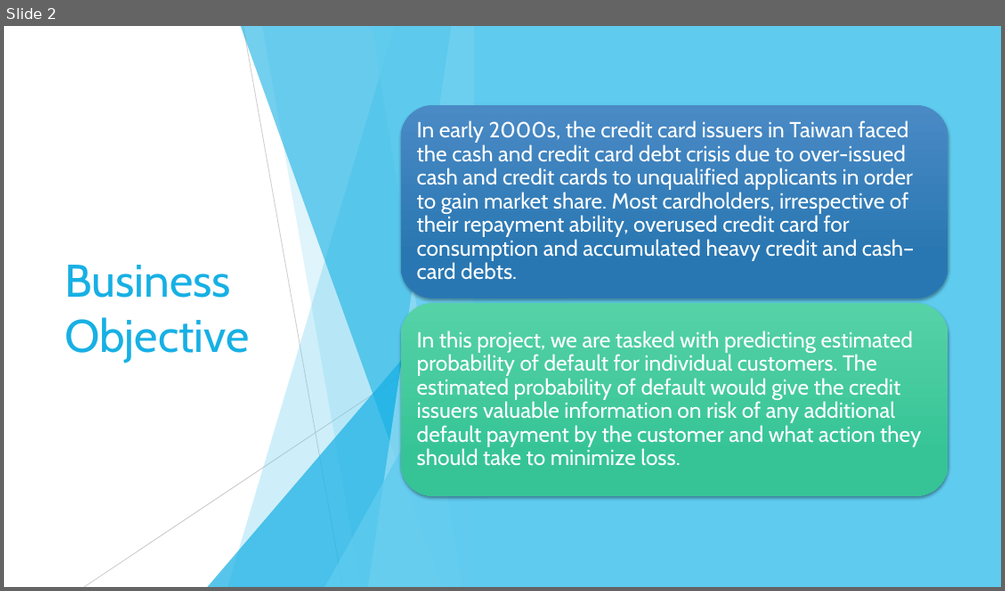
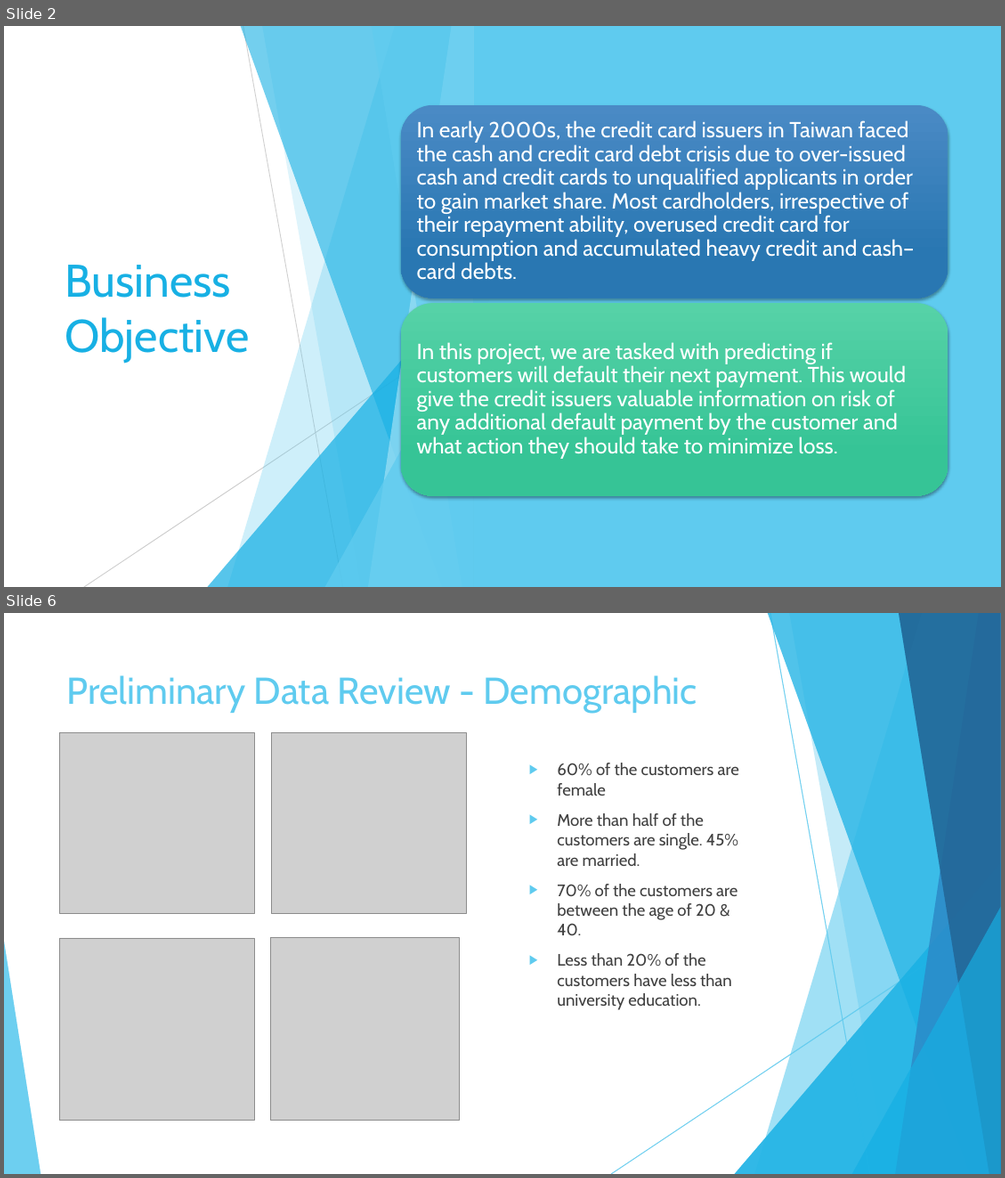
Before and after one commit to mianhuang/DataAnalytics-Python-Code, a slide deck: C5T1_CreditOne_Framework.pptx. Shown one above the other, each under a label of ours: slide 2 before the commit, slides 2 and 6 after it; the slides between them are not shown. The pictures are 1005x591 and 1005x1178 pixels, drawn with LibreOffice and Linux fonts; fonts in the diff are those of the drawing; grey boxes stand for pictures. Boxes give left, top, right and bottom in pixels: in the first picture for what was removed or moved away, otherwise in the second. Text is boxed around its words. In the diff, an @@ line names an element or a change of style, - is before the commit and + after.

```diff
--- a/C5T1_CreditOne_Framework.pptx
+++ b/C5T1_CreditOne_Framework.pptx
@@ slide 6 added at [4,613,1001,1174], background #FFFFFF; not listed: 10 template elements that a slide beside it also shows @@
@@ title added at [67,675,697,713], 36 pt, text #5FCBEF @@
+Preliminary Data Review - Demographic
@@ picture added at [59,732,254,914] @@
@@ picture added at [272,732,466,913] @@
@@ text added at [557,763,739,1010], 16 pt, text #404040 @@
+▶ 60% of the customers are female
+▶ More than half of the customers are single. 45% are married.
+▶ 70% of the customers are between the age of 20 & 40.
+▶ Less than 20% of the customers have less than university education.
@@ group added at [4,613,1001,1174]: 5 freeform shapes, 3 triangles, 2 lines @@
@@ picture added at [59,938,254,1120] @@
@@ picture added at [270,938,459,1120] @@
@@ slide 2 changed as well @@
@@ text at [417,342,906,459]: text changed @@
-In this project, we are tasked with predicting estimated probability of default for individual customers. The estimated probability of default would give the credit issuers valuable information on risk of any additional default payment by the customer and what action they should take to minimize loss.
+In this project, we are tasked with predicting if customers will default their next payment. This would give the credit issuers valuable information on risk of any additional default payment by the customer and what action they should take to minimize loss.
```
Also in this commit, not shown: 3 other slides changed, 4 other slides added.
